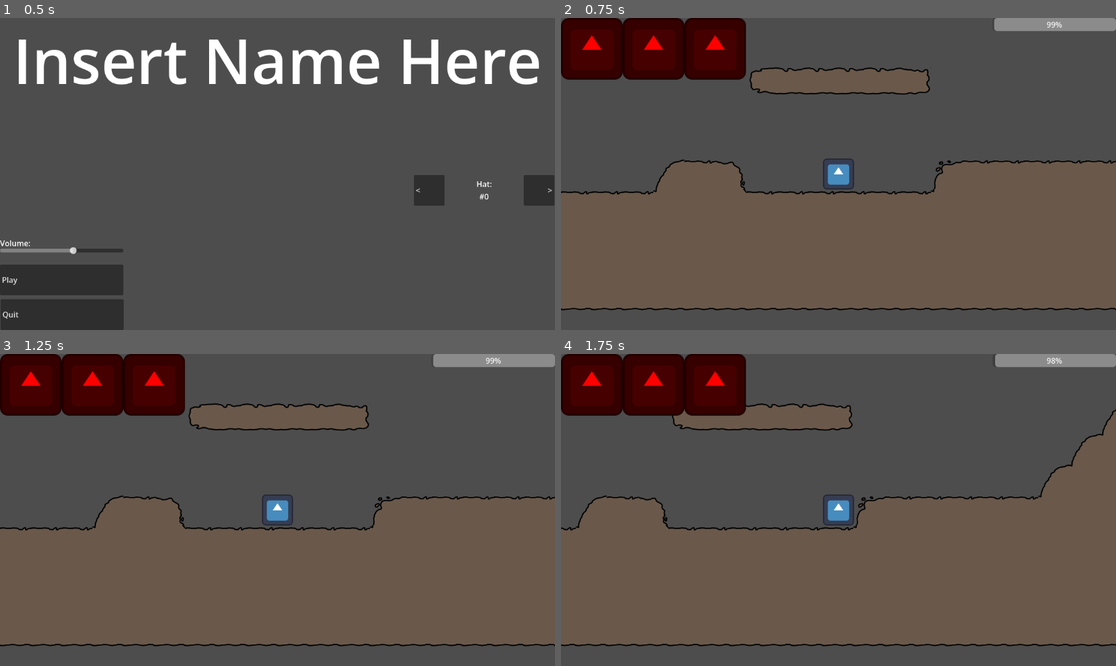
Above: before the commit, frames 1-4 (two rows, left to right).
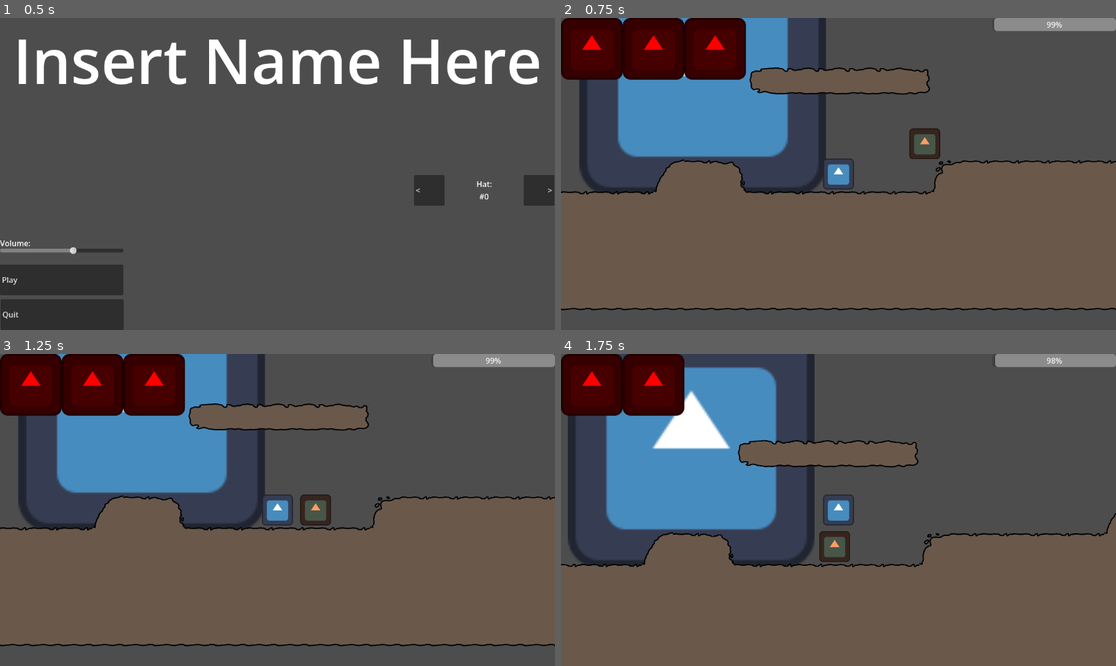
Above: after the commit, the same moments.

Repository: IncrediblyCreativeUsername/Team-Indecisive-Cutthroat-2026
Game: Godot game, scene res://UI/MainMenu.tscn
Two runs of this game, one before a commit and one after it. Both use one fixed random seed, a clock stepped at 60 frames per second and the inputs below. The engine's default icon, where the game draws it, is replaced by a stand-in: a white triangle on a blue panel in a dark square.
Inputs (mouse positions are in pixels of both pictures, inside the frame that each line leads up to):
- Up to frame 1 (0.5 s): no input
- Up to frame 2 (0.75 s): click "Play" at 0.5 s
- Up to frame 3 (1.25 s): no input
- Up to frame 4 (1.75 s): move the mouse to (960, 494) at 1.27 s; hold D (MOVE_RIGHT) from 1.28 s (still down); click (960, 494) at 1.35 s; tap W (JUMP) at 1.52 s

Frame 1 is identical in both runs. In frame 2, 11% of the frame differs, in the area x 3-69%, y 0-57%; in frame 3, 11%; in frame 4, 40%, in the area x 0-100%, y 0-100%.

Commit message:
Added nephew
Nephew can eat ants, restoring some hunger

Diff:
--- a/Enemy/Enemy.tscn
+++ b/Enemy/Enemy.tscn
@@ -9,7 +9,7 @@
 [sub_resource type="CircleShape2D" id="CircleShape2D_epr5s"]
 radius = 64.0
 
-[node name="Enemy" type="CharacterBody2D" unique_id=400271033 groups=["grabbable"]]
+[node name="Enemy" type="CharacterBody2D" unique_id=400271033 groups=["edible", "grabbable"]]
 script = ExtResource("1_3o4wt")
 knockback = 5000
 
--- a/Enemy/enemy.gd
+++ b/Enemy/enemy.gd
@@ -4,6 +4,7 @@
 @export var speed : int = 400
 @export var damage : int = 1
 @export var knockback : int = 1000
+@export var hungerRestore : int = 20
 
 @onready var player = get_parent().find_child("Player")
 @onready var visibility := $VisibleOnScreenEnabler2D
--- a/Game/Game.tscn
+++ b/Game/Game.tscn
@@ -1,10 +1,11 @@
 [gd_scene format=4 uid="uid://btd58e564v10x"]
 
 [ext_resource type="Script" uid="uid://co6lho6g8m022" path="res://Game/game.gd" id="1_hqwdr"]
-[ext_resource type="PackedScene" uid="uid://budf4pylj7s2c" path="res://UI/HUD.tscn" id="2_jxerj"]
+[ext_resource type="PackedScene" path="res://UI/HUD.tscn" id="2_jxerj"]
 [ext_resource type="PackedScene" uid="uid://dy7klndipufbg" path="res://Player/Player.tscn" id="3_iv3md"]
 [ext_resource type="PackedScene" uid="uid://dfooacd5orfqh" path="res://Enemy/Enemy.tscn" id="4_37esa"]
 [ext_resource type="Texture2D" uid="uid://cnm2fsevalsec" path="res://Art/Environment/Ant_hill_floor.png" id="5_jxerj"]
+[ext_resource type="PackedScene" uid="uid://dgkriuiho5nhi" path="res://Nephew/nephew.tscn" id="6_ghvq8"]
 
 [sub_resource type="TileSetAtlasSource" id="TileSetAtlasSource_ghvq8"]
 texture = ExtResource("5_jxerj")
@@ -463,3 +464,9 @@
 [node name="TileMapLayer" type="TileMapLayer" parent="." unique_id=496110914]
 tile_map_data = PackedByteArray("AAD9/wEAAQAKAAAAAAD+/wEAAQAKAAAAAAD//wEAAQAKAAAAAAAAAAEAAQAKAAAAAAABAAEAAQAKAAAAAAACAA …(3040 unchanged characters)…
 tile_set = SubResource("TileSet_fuqhk")
+
+[node name="Nephew" parent="." unique_id=1379414758 instance=ExtResource("6_ghvq8")]
+position = Vector2(-563, -358)
+
+[node name="Enemy2" parent="." unique_id=1802749959 instance=ExtResource("4_37esa")]
+position = Vector2(425, -92)
--- /dev/null
+++ b/Nephew/nephew.gd
@@ -0,0 +1,19 @@
+extends Node2D
+
+
+# Called when the node enters the scene tree for the first time.
+func _ready() -> void:
+	pass # Replace with function body.
+
+
+# Called every frame. 'delta' is the elapsed time since the previous frame.
+func _process(delta: float) -> void:
+	for item in $Detect.get_overlapping_bodies():
+		if item.is_in_group("edible"):
+			item.wasGrabbed = true
+			item.global_position += (global_position - item.global_position).normalized() * 50
+
+	for item in $Eat.get_overlapping_bodies():
+		if item.is_in_group("edible"):
+			Globals.hunger = min(100, Globals.hunger + item.hungerRestore)
+			item.queue_free()
--- /dev/null
+++ b/Nephew/nephew.tscn
@@ -0,0 +1,28 @@
+[gd_scene format=3 uid="uid://dgkriuiho5nhi"]
+
+[ext_resource type="Script" uid="uid://uco18uskl6ql" path="res://Nephew/nephew.gd" id="1_pxkv6"]
+[ext_resource type="Texture2D" uid="uid://dlhfkqblbvnm8" path="res://Art/Placeholder/icon.svg" id="1_x2bx4"]
+
+[sub_resource type="RectangleShape2D" id="RectangleShape2D_x2bx4"]
+size = Vector2(1024, 1024)
+
+[sub_resource type="RectangleShape2D" id="RectangleShape2D_pxkv6"]
+size = Vector2(256, 256)
+
+[node name="Nephew" type="Node2D" unique_id=1379414758]
+script = ExtResource("1_pxkv6")
+
+[node name="Sprite2D" type="Sprite2D" parent="." unique_id=1777363454]
+z_index = -1
+scale = Vector2(8, 8)
+texture = ExtResource("1_x2bx4")
+
+[node name="Detect" type="Area2D" parent="." unique_id=1670387203]
+
+[node name="CollisionShape2D" type="CollisionShape2D" parent="Detect" unique_id=11407298]
+shape = SubResource("RectangleShape2D_x2bx4")
+
+[node name="Eat" type="Area2D" parent="." unique_id=1132845267]
+
+[node name="CollisionShape2D" type="CollisionShape2D" parent="Eat" unique_id=1588726983]
+shape = SubResource("RectangleShape2D_pxkv6")
--- a/project.godot
+++ b/project.godot
@@ -22,6 +22,7 @@
 [global_group]
 
 grabbable=""
+edible=""
 
 [input]
 
Not shown, added: Nephew/nephew.gd.uid
